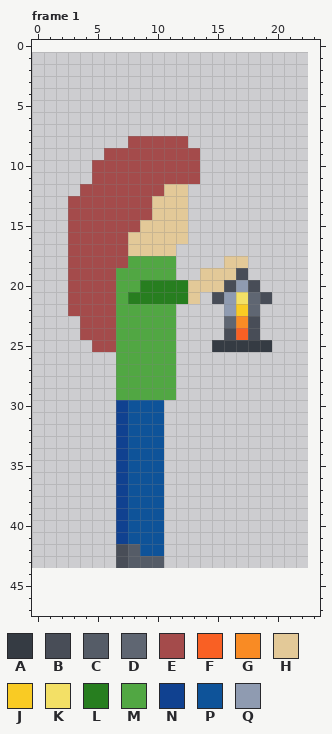
Pixel-art file, stored at Assets/Sprite.aseprite. Above is the file before it was changed.
24x43 pixels, 3 frames. Shown: frame 1. The old version is drawn lined up with the new one, on the new canvas. The commit also changed other frames, which this record leaves out.
Palette (. is transparent): A #353b43  B #484d57  C #555c67  D #5f6672  E #a44b4b  F #f96024  G #f98b24  H #e3c998  J #f9cb24  K #f3e066  L #277e1f  M #51a743  N #104190  P #0e5399  Q #8f9bb1
Pixels before, frame 1, first column x 3:
 8 .....EEEEE.......
 9 ...EEEEEEEE......
10 ..EEEEEEEEE......
11 ..EEEEEEEEE......
12 .EEEEEEEHH.......
13 EEEEEEEHHH.......
14 EEEEEEEHHH.......
15 EEEEEEHHHH.......
16 EEEEEHHHHH.......
17 EEEEEHHHH........
18 EEEEEMMMM....HH..
19 EEEEMMMMM..HHHB..
20 EEEEMMLLLLHHHBQB.
21 EEEEMLLLLLH.BQKDB
22 EEEEMMMMM....QJD.
23 .EEEMMMMM....DGB.
24 .EEEMMMMM....BFB.
25 ..EEMMMMM...AAAAA
26 ....MMMMM........
27 ....MMMMM........
28 ....MMMMM........
29 ....MMMMM........
30 ....NPPP.........
31 ....NPPP.........
32 ....NPPP.........
33 ....NPPP.........
34 ....NPPP.........
35 ....NPPP.........
36 ....NPPP.........
37 ....NPPP.........
38 ....NPPP.........
39 ....NPPP.........
40 ....NPPP.........
41 ....NPPP.........
42 ....BCPP.........
43 ....BCCC.........
New version:
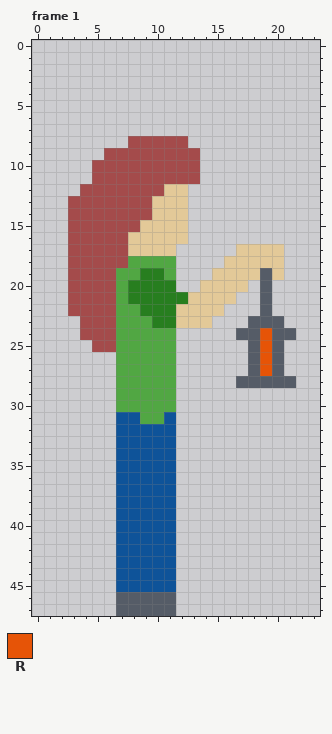
Colours new in this view: R #e65407
Edits made:
canvas 24x43 -> 24x48, the old top-left corner now at -1,1 (the part of the old canvas that was cut away was empty and is not shown)
Frame 1:
There is now colour C in rows 19 to 20 at x 19; in row 22 at x 19; in row 23 at x 19 to 20; in row 24 at x 20 to 21; in row 25 at x 20; in rows 26 to 27 at x 18 and 20.
There is now colour C in row 28 at x 17 to 21; in rows 46 to 47 at x 7 to 11.
The edit turns colour A into colour C in row 25 at x 18.
The edit turns colour B into colour C in row 21 at x 19; in rows 23 to 24 at x 18.
The edit turns colour F into colour C in row 24 at x 17.
There is now colour H in row 17 at x 17 to 20; in row 18 at x 18 to 20; in row 19 at x 18 and 20; in row 21 at x 14; in row 22 at x 12 to 15; in row 23 at x 12 to 14.
The edit turns colour B into colour H in row 19 at x 17; in row 20 at x 16; in row 21 at x 15.
The edit turns colour Q into colour H in row 20 at x 17; in row 21 at x 16.
The edit turns colour M into colour L in row 19 at x 9 to 10; in row 20 at x 8; in row 22 at x 9 to 11; in row 23 at x 10 to 11.
There is now colour M in row 30 at x 11.
The edit turns colour N into colour M in row 30 at x 7.
The edit turns colour P into colour M in row 30 at x 8 to 10; in row 31 at x 9 to 10.
There is now colour P in rows 31 to 43 at x 11; in rows 44 to 45 at x 7 to 11.
The edit turns colour B into colour P in rows 42 to 43 at x 7.
The edit turns colour C into colour P in row 42 at x 8; in row 43 at x 8 to 10.
The edit turns colour N into colour P in rows 31 to 41 at x 7.
There is now colour R in row 24 at x 19; in rows 26 to 27 at x 19.
The edit turns colour A into colour R in row 25 at x 19.
The edit erases colour A in row 25 at x 15 to 17.
The edit erases colour B in row 20 at x 18; in row 24 at x 16.
The edit erases colour D in rows 21 to 22 at x 18; in row 23 at x 16.
The edit erases colour G in row 23 at x 17.
The edit erases colour H in row 19 at x 14; in row 20 at x 13.
The edit erases colour J in row 22 at x 17.
The edit erases colour K in row 21 at x 17.
The edit erases colour L in row 20 at x 12.
The edit erases colour Q in row 22 at x 16.
